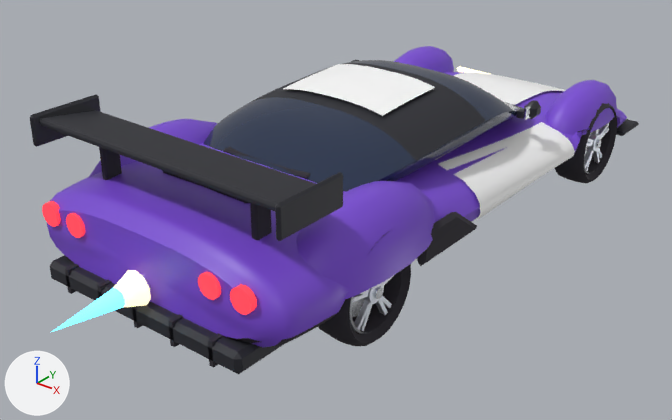
Renders of the glTF model public/assets/models/car_super.glb from each side of a commit.
One viewpoint serves both versions: a camera (50 mm lens) standing at (3.64, -5.2, 3.1) and looking at (-0.05, -0.58, 0.23). Lighting does not change. The marker at lower left points along +X, +Y and +Z. The first picture is the older version. Where no turn or scale is listed for an object, it has been applied to the vertices. Vertices at exactly the same position are counted once.

In view in the first picture: 'Body', 'NitroFlame', 'Spoiler', 'Vinyl', 'WheelFR', 'WheelRR'.
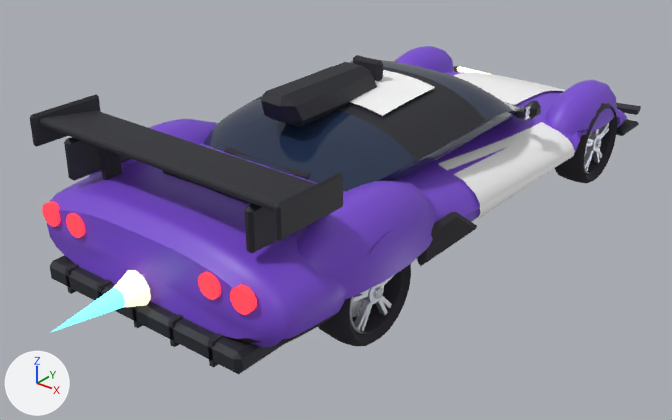
Location of each change, (x1, y1, x2, y2) in pixels of the pictures (672 x 420 px):
'Body', reshaped
    before: (42, 46, 639, 374)
    after: (42, 46, 641, 374)
part 1 of me_body, added
    after: (353, 55, 383, 81)
part 2 of me_body, added (black)
    after: (261, 62, 377, 127)
part 3 of me_body, added (black)
    after: (64, 137, 131, 181)
part 4 of me_body, added (black)
    after: (245, 203, 277, 253)
part 5 of me_body, added
    after: (454, 66, 641, 115)

The change, as a diff of the scene's bpy script:
```diff
--- a/public/assets/models/car_super.glb.py
+++ b/public/assets/models/car_super.glb.py
@@ me_body @@
 # used by ob_body; location = (0.0, 0.0, 0.0)
-me_body.from_pydata(...)  # 3340 vertices, 6540 faces; spans x -1.09..1.09, y -2.44..2.4, z 0.22..1.13
+me_body.from_pydata(...)  # 3452 vertices, 6740 faces; spans x -1.09..1.09, y -2.44..2.4, z 0.22..1.28
+# me_body part 1: a new loose piece of 24 vertices spanning x -0.12..0.12, y -0.33..-0.27, z 1.14..1.28, in mat_rubber (dark grey #2e2b33)
+# me_body part 2: a new loose piece of 24 vertices spanning x -0.16..0.16, y -1.28..-0.32, z 1.06..1.28, in mat_trim (black #24252d)
+# me_body part 3: a new loose piece of 24 vertices spanning x -0.75..-0.69, y -2.25..-1.47, z 0.85..1.11, in mat_trim (black #24252d)
+# me_body part 4: a new loose piece of 24 vertices spanning x 0.69..0.75, y -2.25..-1.47, z 0.85..1.11, in mat_trim (black #24252d)
+# me_body part 5
+# 8 vertices are added at x -0.96..0.96, y 2.17..2.39, z 0.36
+# 8 new vertices lie (0.0, 0.0, 0.04) away from vertices in x -0.96..0.96, y 2.17..2.39, z 0.36
+# 24 new faces join them, mat_trim (black #24252d)
+# other edits to the shape of me_body do not show in these pictures
 me_body.materials.append(mat_paint)
```
